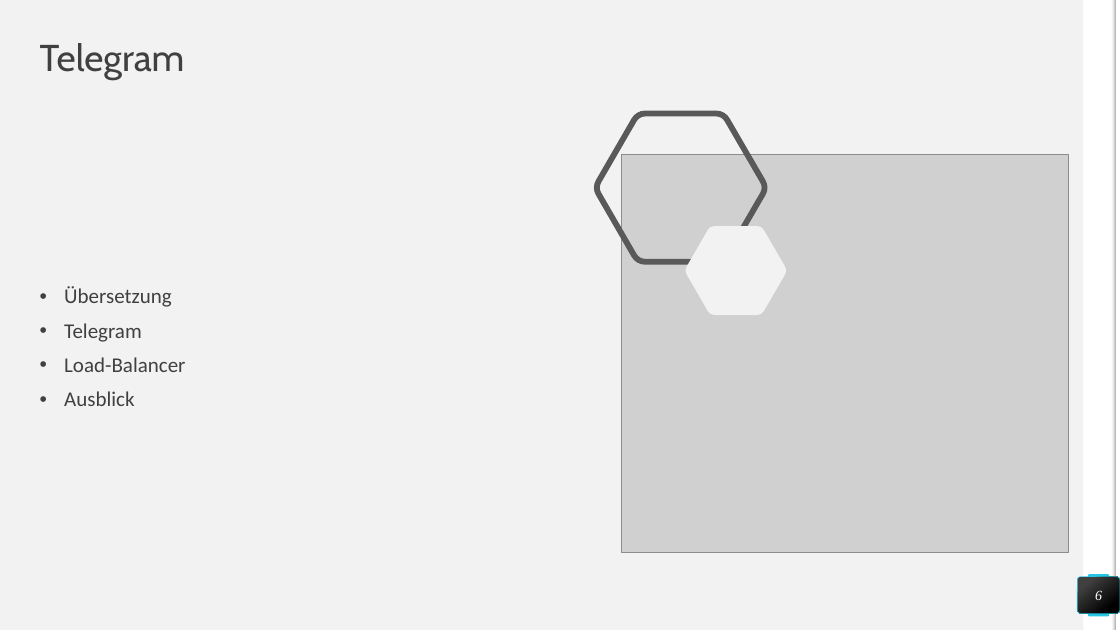
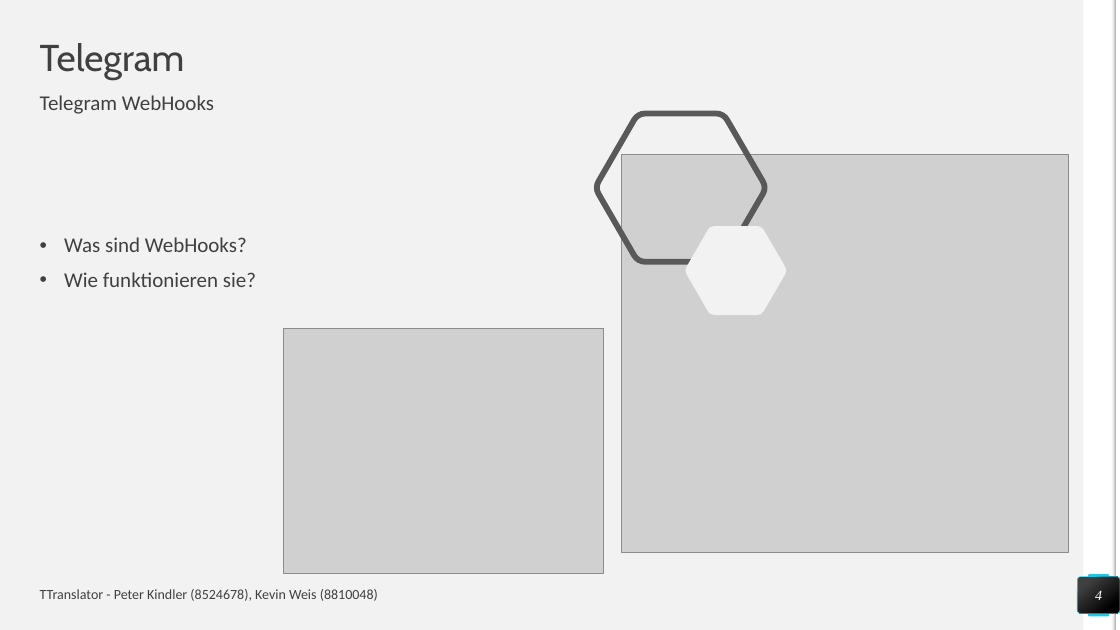
Before and after one commit to CrossField1973/NodejsMessageTranslator, a slide deck: slide 4 of TTranslator.pptx (slide 6 before the commit). Drawn at 1120x630 pixels with LibreOffice and Linux fonts; fonts in the diff are those of the drawing; grey boxes stand for pictures. Boxes give left, top, right and bottom in pixels: in the first picture for what was removed or moved away, otherwise in the second. Text is boxed around its words. In the diff, an @@ line names an element or a change of style, - is before the commit and + after.

```diff
--- a/TTranslator.pptx
+++ b/TTranslator.pptx
@@ text added at (40,95,214,114), 18 pt, text #404040 @@
+Telegram WebHooks
@@ text at (64,237,256,287): text changed @@
-• Übersetzung
-• Telegram
-• Load-Balancer
-• Ausblick
+• Was sind WebHooks?
+• Wie funktionieren sie?
@@ picture added at (284,329,603,574) @@
@@ text added at (40,589,378,601), 12 pt, text #404040 @@
+TTranslator - Peter Kindler (8524678), Kevin Weis (8810048)
@@ page number at (1095,591,1102,600): text changed @@
-6
+4
```
Also in this commit, not shown: 5 other slides changed, 4 slides added, 7 slides removed.
